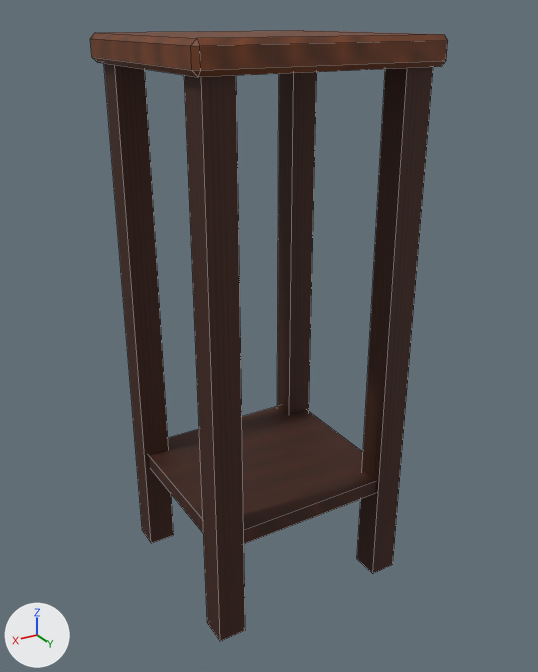
Renders of the Blender file blender/kabutostand.blend from each side of a commit.
The view is the same before and after, from a 50 mm camera at (0.449, 0.765, 0.718) aimed at (-0.005, 0.008, 0.339). Every picture has the same lights, and +X, +Y and +Z are marked at lower left. The first picture is the older version. Mesh edges are drawn as thin lines.

The older version as bpy lines, for what is in view:
```python
me_cube = bpy.data.meshes.new('Cube')
me_cube.from_pydata(...)  # 24 vertices, 26 faces; spans x -0.15..0.15, y -0.14..0.14, z -0.016..0.016
me_cube.materials.append(mat_standtop)  # picture img_kabutostand_top
me_cube_001 = bpy.data.meshes.new('Cube.001')
me_cube_001.from_pydata(...)  # 40 vertices, 30 faces; spans x -0.018..0.258, y -0.238..0.018, z -0.336..0.336
me_cube_001.materials.append(mat_standleg)  # picture img_kabutostand_leg
# before: 34 (-0.012, 0.012, -0.206), 35 (-0.012, 0.012, -0.185), 38 (0.252, 0.012, -0.206), 39 (0.252, 0.012, -0.185)
ob_standlegs = bpy.data.objects.new('StandLegs', me_cube_001)
ob_standlegs.parent = ob_kabutostand
ob_standlegs.location = (-0.12, 0.11, 0.336)
ob_standtop = bpy.data.objects.new('StandTop', me_cube)
ob_standtop.parent = ob_kabutostand
ob_standtop.location = (0.0, 0.0, 0.684)
```
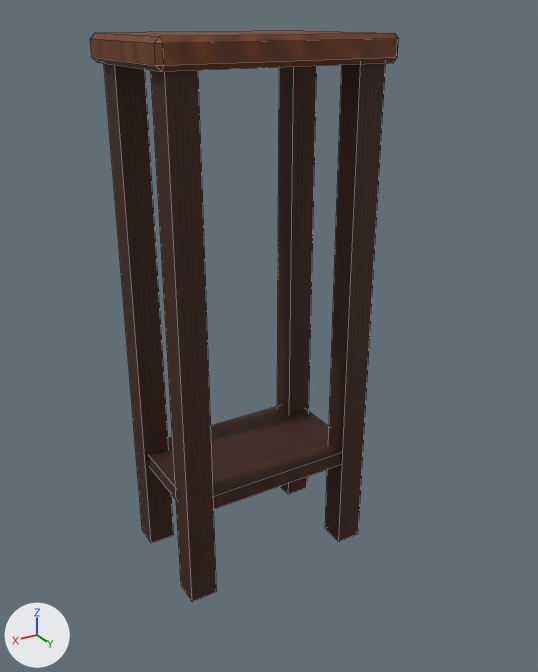
The newer file is also turned or shifted as a whole; pictures and numbers use the older file's frame.

Pixel boxes (x1, y1, x2, y2) of what changed, in the pictures (538 x 672 px; the box of a moved part takes in the faces that stretch with it):
'StandLegs', reshaped (14% narrower, 7% shorter): before (104, 63, 433, 642); after (104, 63, 386, 602)
'StandTop', moved, rescaled (14% narrower, 10% shorter): before (90, 30, 448, 77); after (90, 30, 399, 72)
part 2 of me_cube_001, moved or reshaped: before (357, 67, 433, 574); after (325, 63, 386, 542)
part 3 of me_cube_001, moved or reshaped: before (184, 75, 245, 642); after (151, 70, 217, 602)
part 4 of me_cube_001, moved or reshaped: before (149, 406, 376, 544); after (149, 406, 340, 509)

The change in detail:
me_cube is used by ob_standtop; parent ob_kabutostand; location (0.0, 0.0, 0.684).
me_cube had 24 vertices, 26 faces and spanned x -0.15..0.15, y -0.14..0.14, z -0.016..0.016.
me_cube now has 24 vertices, 26 faces and spans x -0.15..0.15, y -0.14..0.06, z -0.016..0.016.
me_cube part 1: the whole mesh is scaled about its middle by (1, 0.706, 1), then moved by (0.0, -0.04, 0.0).
me_cube_001 is used by ob_standlegs; parent ob_kabutostand; location (-0.12, 0.11, 0.336).
me_cube_001 had 40 vertices, 30 faces and spanned x -0.018..0.258, y -0.238..0.018, z -0.336..0.336.
me_cube_001 now has 40 vertices, 30 faces and spans x -0.018..0.258, y -0.238..-0.062, z -0.336..0.336.
me_cube_001 part 2: the loose piece of 8 vertices spanning x -0.018..0.018, y -0.018..0.018, z -0.336..0.336 is moved by (0.0, -0.08, 0.0).
me_cube_001 part 3: the loose piece of 8 vertices spanning x 0.222..0.258, y -0.018..0.018, z -0.336..0.336 is moved by (0.0, -0.08, 0.0).
Part 4, on me_cube_001:
Vertices 34, 35, 38, 39 of me_cube_001 move by (0.0, -0.08, 0.0).
